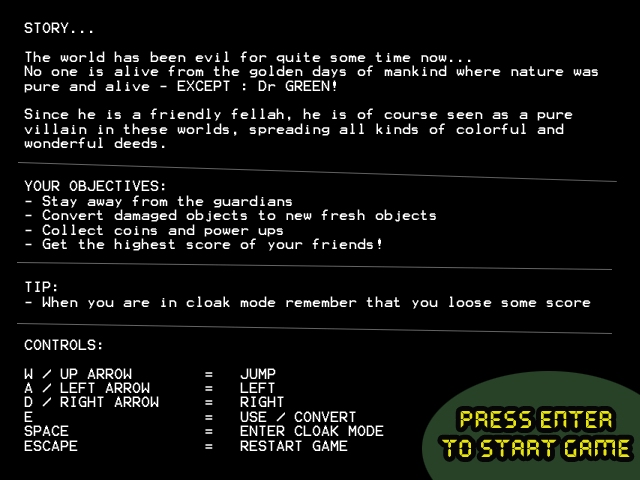
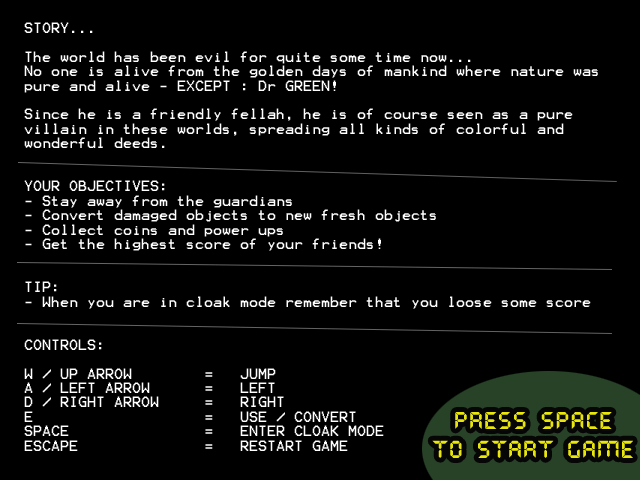
Layered file, before and after one edit (640x480). Changes by layer:
renamed "PRESS ENTER TO START GAME" to "PRESS SPACE TO START GAME", painted on it over [left=432, top=411, right=633, bottom=458]
